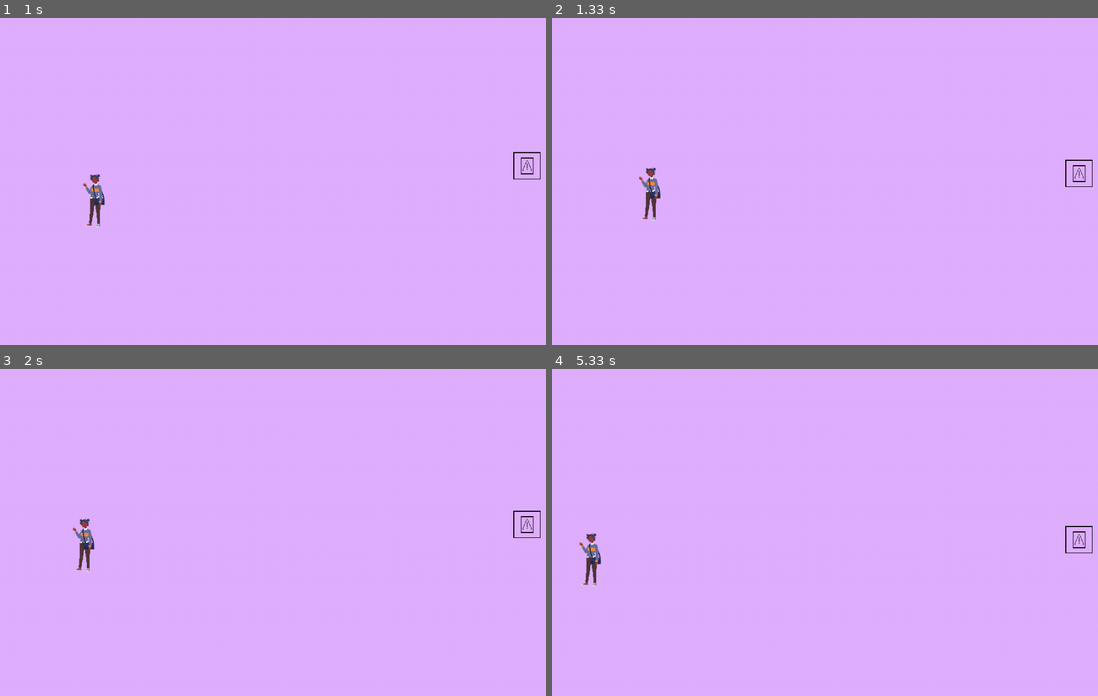
Above: before the commit, frames 1-4 (two rows, left to right).
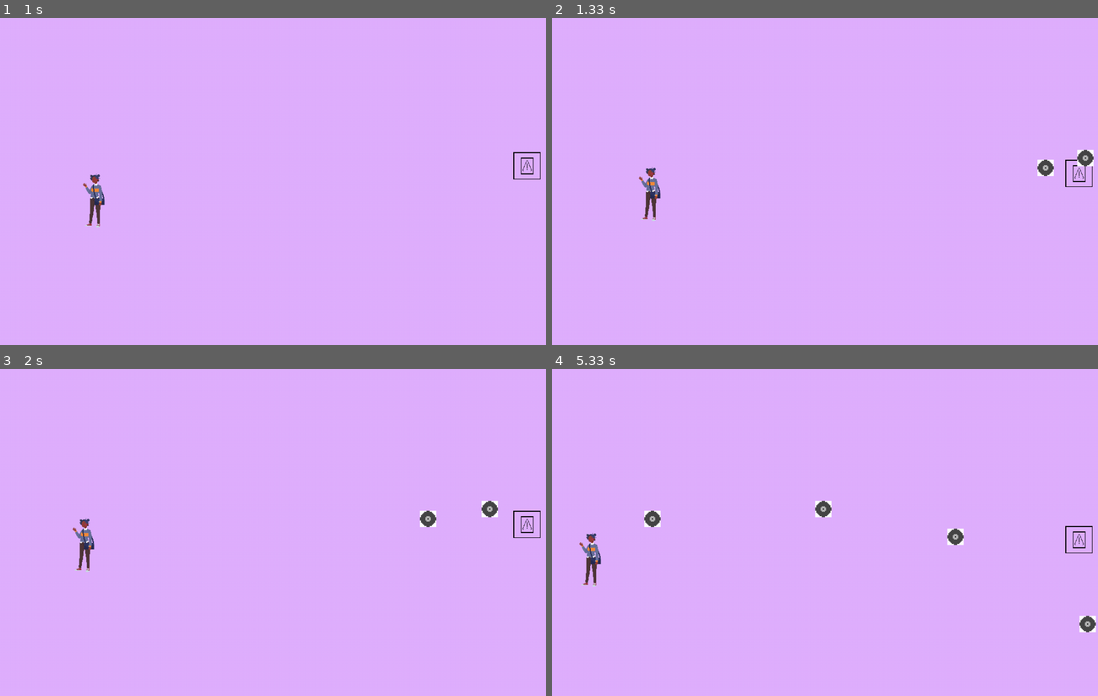
Above: after the commit, the same moments.

Repository: Moon-suny/projet_info_Becile
Game: pygame game, started from Jeu2/mainjeu2.py
Same seed, same stepped clock (60 frames per second), same inputs: the game is played once before the commit and once after it.
Inputs:
- Up to frame 1 (1 s): hold Right 0.33-0.8 s; hold Up from 0.83 s (still down)
- Up to frame 2 (1.33 s): release Up at 1.13 s; hold Right from 1.17 s (still down)
- Up to frame 3 (2 s): release Right at 1.63 s; hold Left from 1.67 s (still down)
- Up to frame 4 (5.33 s): release Left at 2.2 s; hold Down 2.23-2.53 s; hold Left 2.57-2.97 s; hold Up 3-3.37 s; hold Right 3.4-4.03 s; hold Down 4.07-4.43 s; hold Left 4.47-4.93 s; hold Right from 4.97 s (still down)

Frame 1 is identical in both runs. In frame 2, 0.3% of the frame differs, in the area x 88-100%, y 40-49%; in frame 3, 0.3%; in frame 4, 0.6%, in the area x 16-100%, y 40-81%.

Commit message:
il me manque les cosmetique puis j'ai fini .!!!!!!

Diff:
--- a/Jeu2/mainjeu2.py
+++ b/Jeu2/mainjeu2.py
@@ -1,4 +1,5 @@
 import pygame
+import random
 from pygame.locals import *
 
 pygame.init()
@@ -24,18 +25,21 @@
 time_att = 50
 dernier_deplacement = pygame.time.get_ticks()
 
-
-
 #initialisation des tonneaux à éviter
 tonneau_img = pygame.image.load("jeu2/img/Roue.gif")
 tonneau_x, tonneau_y = screen_x - 50, screen_y/2
 tonneau_lance = False # savoir si le tonneau est lancer
 tonneau_img = pygame.transform.scale(tonneau_img,(30,30))
 
+
+# initialisation des obsatcles a éviter
+dechets= []
+dernier_dechet = -1000
+intervalle_dechet = 2000
+
 # toute les variables de temps pour le tire du projectile
 chargement_tire = 1000
-temps = pygame.time.get_ticks()
-dernier_tire = 100
+dernier_tire = 0
 
 
 # coordonner du joueur
@@ -49,10 +53,15 @@
 #fonction de mise a feu
 def ini_du_tire():
     global tonneau_x, mechant_x, tonneau_y, tonneau_lance, dernier_tire
-    if not tonneau_lance and temps - dernier_tire > chargement_tire :
+    if not tonneau_lance and pygame.time.get_ticks() - dernier_tire > chargement_tire :
         tonneau_x, tonneau_y = mechant_x, mechant_y #position initiale sur le mechant
         tonneau_lance = True
-    dernier_tire = pygame.time.get_ticks()
+        dernier_tire = pygame.time.get_ticks()
+
+#création des mask
+player_mask = pygame.mask.from_surface(player_img)
+tonneau_mask = pygame.mask.from_surface(tonneau_img)
+
 
 
 running = True
@@ -83,14 +92,28 @@
                 mechant_y += speed_mechant
         dernier_deplacement = time_act
 
-    # tire de dechet
+    #apparition alétatoire de dechet
+    if pygame.time.get_ticks() - dernier_dechet > intervalle_dechet :
+        aleatoire_y = random.randint(50, screen_y-50)
+        dechets.append([screen_x, aleatoire_y])
+        dernier_dechet = pygame.time.get_ticks()
+
+    for dechet in dechets :
+        dechet[0] -= 2
+        if dechet[0] < 0 :
+            dechets.remove(dechet)
+
+    # tire de tonneau
     if abs(player_y - mechant_y) < 20 :
         ini_du_tire()
     if tonneau_lance :
-        tonneau_x -= 5
+        tonneau_x -= 3
         if tonneau_x < 0 :
             tonneau_lance = False
-
+    if tonneau_lance and player_mask.overlap(tonneau_mask, (player_x - tonneau_x, player_y - tonneau_y)) :
+        print("game over")
+        pygame.time.delay (1000)
+        running = False
 
     # Affichage
     screen.fill((224, 176, 255 ))
@@ -98,7 +121,8 @@
     screen.blit(mechant_img,(mechant_x,mechant_y))
     if tonneau_lance :
         screen.blit(tonneau_img,(tonneau_x, tonneau_y))
-
+    for dechet in dechets :
+        screen.blit(tonneau_img,(dechet[0], dechet[1]))
     pygame.display.update()
 
 pygame.quit()
